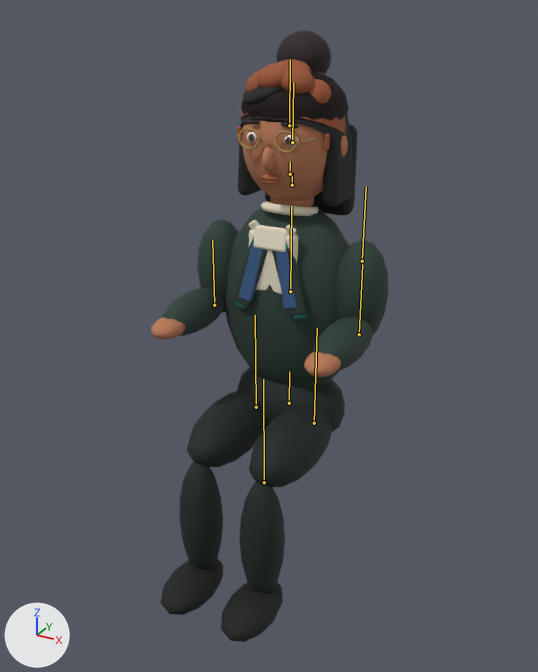
The glTF model public/studio/investor-v1.glb: old version first, new version second.
Both versions are drawn from a camera (50 mm lens) standing at (1.46, -2.86, 2.55) and looking at (0.02, -0.24, 1.24). The axes (+X, +Y, +Z) are drawn at lower left. The lights are the same throughout. The picture after the commit comes second. The bones that change, and the others that lie on the model, are drawn over the model as lines.

In view in the first picture: 'Cast_adrian', 'Cast_maya', 'Cast_sofia', 'Mesh_0'.
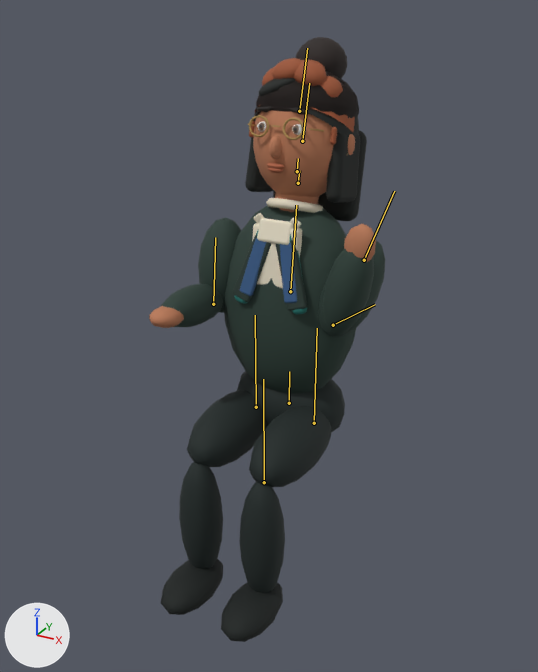
The newer file adds an action. The first version stands in its rest pose; the second is drawn at frame 17 of the action 'WithdrawalCash'.

Where the change shows, as pixel boxes (x1, y1, x2, y2) in the pictures (538 x 672 px):
'Mesh_0', posed
    before: (151, 120, 389, 642)
    after: (149, 107, 385, 642)
'Cast_maya', posed (7% wider)
    before: (232, 86, 358, 316)
    after: (232, 78, 367, 311)
'Cast_sofia', posed (9% wider)
    before: (234, 30, 349, 319)
    after: (234, 37, 359, 314)
'Cast_adrian', posed
    before: (237, 59, 346, 309)
    after: (240, 58, 355, 303)
bone 'Chest', root to tip
    before: (290, 291) to (291, 206)
    after: (290, 291) to (296, 205)
bone 'Head', root to tip
    before: (292, 185) to (292, 172)
    after: (298, 183) to (299, 170)
bone 'Brows', root to tip
    before: (292, 142) to (293, 82)
    after: (302, 141) to (309, 83)
bone 'RightArm', root to tip
    before: (362, 261) to (366, 186)
    after: (364, 260) to (394, 191)
bone 'RightForearm', root to tip
    before: (359, 334) to (362, 264)
    after: (333, 325) to (375, 304)

Patch to the scene script:
```diff
--- a/public/studio/investor-v1.glb.py
+++ b/public/studio/investor-v1.glb.py
@@ bone_chest @@
 bone_chest = bpy.data.objects['Cast_Body'].pose.bones['Chest']  # child of 'Pelvis'
-bone_chest.rotation_quaternion = (1.0, 0.0, 0.0, 0.0)  # degrees (0, 0, 0)
+bone_chest.rotation_quaternion = (0.998, -0.06, 0.0, 0.0)  # degrees (-7, 0, 0)
@@ bone_head @@
 bone_head = bpy.data.objects['Cast_Body'].pose.bones['Head']  # child of 'Chest'
-bone_head.rotation_quaternion = (1.0, 0.0, 0.0, 0.0)  # degrees (0, 0, 0)
+bone_head.rotation_quaternion = (0.999, -0.035, -0.04, 0.001)  # degrees (-4, -5, 0)
@@ bone_brows @@
 bone_brows = bpy.data.objects['Cast_Body'].pose.bones['Brows']  # child of 'Head'
-bone_brows.rotation_quaternion = (1.0, 0.0, 0.0, 0.0)  # degrees (0, 0, 0)
+bone_brows.rotation_quaternion = (1.0, -0.029, 0.0, 0.0)  # degrees (-3, 0, 0)
@@ bone_rightarm @@
 bone_rightarm = bpy.data.objects['Cast_Body'].pose.bones['RightArm']  # child of 'Chest'
-bone_rightarm.rotation_quaternion = (1.0, 0.0, 0.0, 0.0)  # degrees (0, 0, 0)
+bone_rightarm.rotation_quaternion = (0.973, -0.2, -0.078, -0.084)  # degrees (-22, -11, -8)
@@ bone_rightforearm @@
 bone_rightforearm = bpy.data.objects['Cast_Body'].pose.bones['RightForearm']  # child of 'RightArm'
-bone_rightforearm.rotation_quaternion = (1.0, 0.0, 0.0, 0.0)  # degrees (0, 0, 0)
+bone_rightforearm.rotation_quaternion = (0.865, -0.497, 0.064, -0.037)  # degrees (-60, 4, -7)
```
